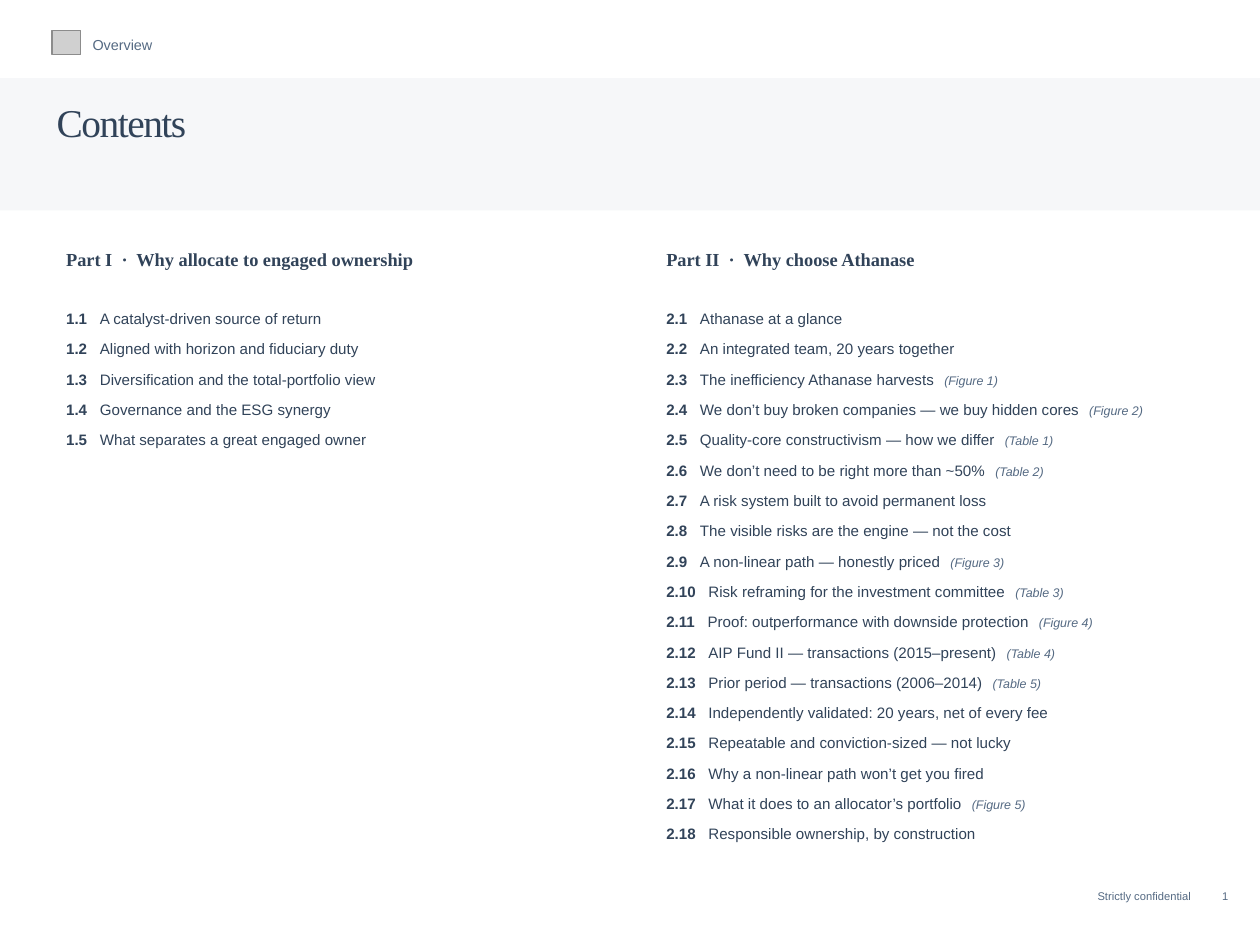
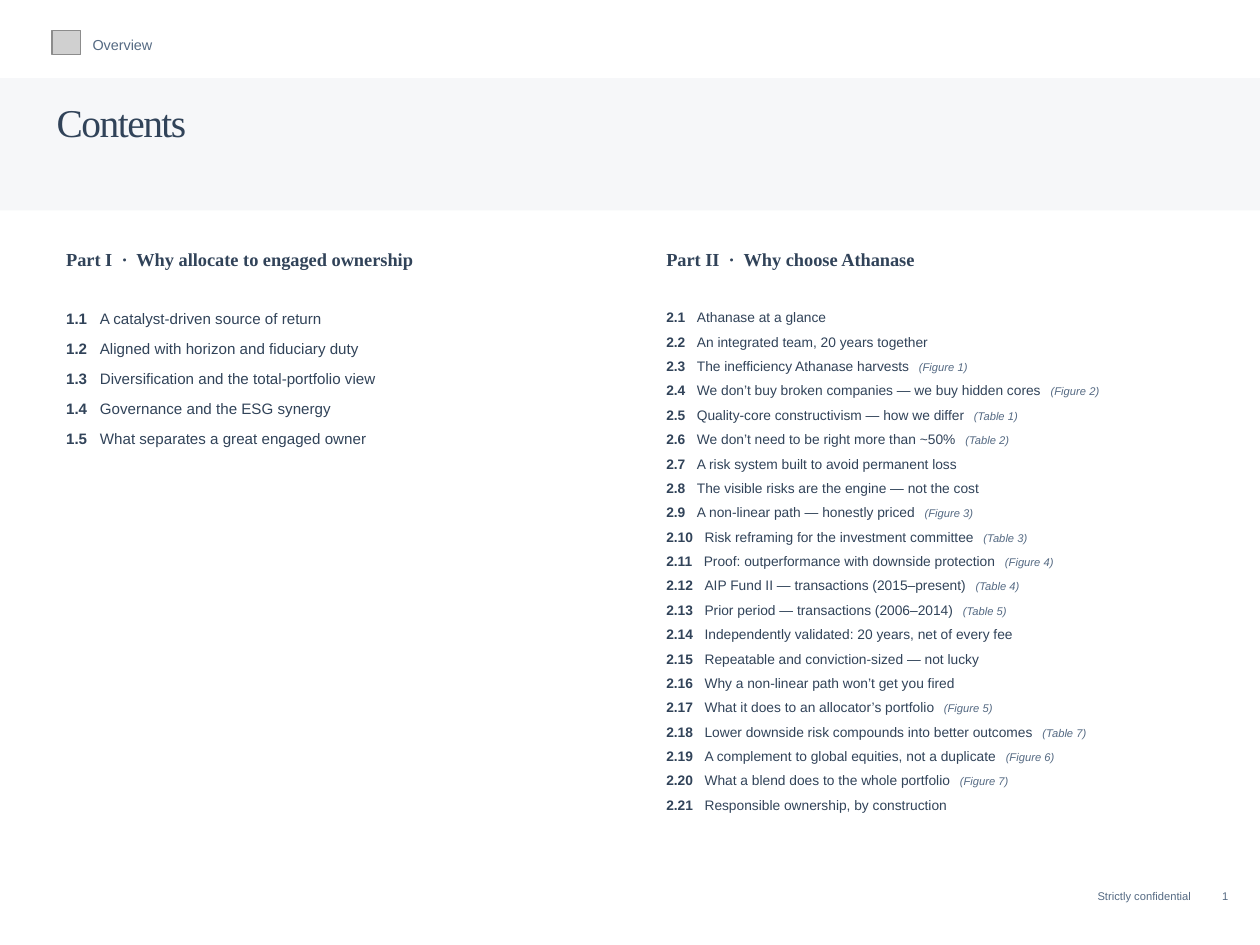
Before and after one commit to charette-lab/Claude, a slide deck: slide 2 of Athanase_Engaged_Ownership_Allocator_Deck.pptx. Drawn at 1260x945 pixels with LibreOffice and Linux fonts; fonts in the diff are those of the drawing; grey boxes stand for pictures. Boxes give left, top, right and bottom in pixels: in the first picture for what was removed or moved away, otherwise in the second. Text is boxed around its words. In the diff, an @@ line names an element or a change of style, - is before the commit and + after.

```diff
--- a/Athanase_Engaged_Ownership_Allocator_Deck.pptx
+++ b/Athanase_Engaged_Ownership_Allocator_Deck.pptx
@@ text at (666,312,1099,715): size 9.2 to 8.4 pt in "2.1 Athanase at a glance", "2.2 An integrated team, 20 years together", "2.3 The inefficiency Athanase harvests", "2.4 We don’t buy broken companies — ..." and 13 more places; size 7.6 to 6.8 pt in "(Figure 1)", "(Figure 2)", "(Table 1)", "(Table 2)" and 6 more places; line spacing 1.04 to 1.03; less space between paragraphs @@
@@ text at (666,727,1086,813): text changed; size 9.2 to 8.4 pt @@
-2.18 Responsible ownership, by construction
+2.18 Lower downside risk compounds into better outcomes (Table 7)
+2.19 A complement to global equities, not a duplicate (Figure 6)
+2.20 What a blend does to the whole portfolio (Figure 7)
+2.21 Responsible ownership, by construction
```
Also in this commit, not shown: 1 other slide changed, 3 slides added, 1 other file.
